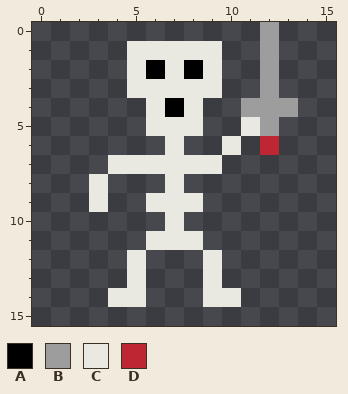
Pixel-art sprite, stored at Assets/blackPawn.png. Above, as it was before the edit.
The file is 112x112 pixels, drawn in blocks of 7x7; one block is one cell here.
Palette (. is transparent): A #000000  B #9d9d9d  C #e9e9e2  D #be2633
Pixels before, first column x 3:
 0 .........B.
 1 ..CCCCC..B.
 2 ..CACAC..B.
 3 ..CCCCC..B.
 4 ...CAC..BBB
 5 ...CCC..CB.
 6 ....C..C.D.
 7 .CCCCCC....
 8 C...C......
 9 C..CCC.....
10 ....C......
11 ...CCC.....
12 ..C...C....
13 ..C...C....
14 .CC...CC...
The same view after the edit:
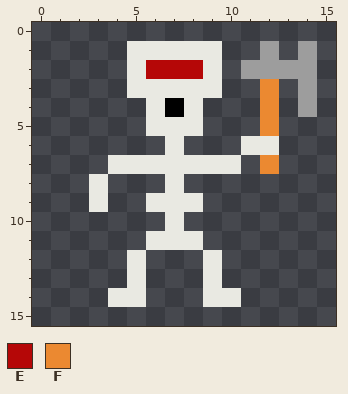
Colours new in this view: E #b50707  F #eb8931
Change:
Changed rows in their new state; - is an unchanged pixel.
first column x 6:
 0 ------.--
 1 --------B
 2 EEE--B-BB
 3 ------F-B
 4 -----.F.B
 5 -----.F--
 6 ----.CC--
 7 ----C-F--
